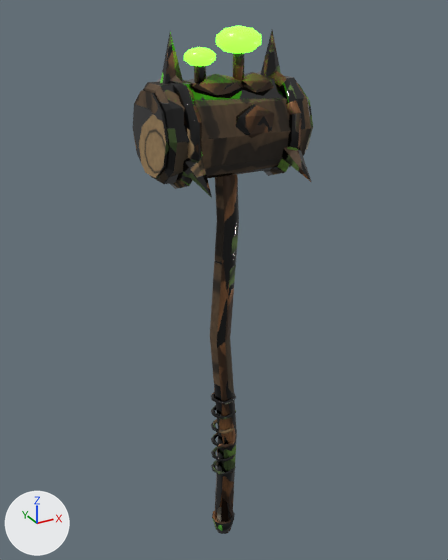
Two versions of the FBX model Blender_Exports/Weapons/Heavy/05_swamp_heavy.fbx, one commit apart.
Both versions are drawn from a 50 mm lens placed at (-0.68, -1.24, 1.083), pointed at (0.022, 0.036, 0.445). Arrows for +X, +Y and +Z are at lower left; the lights stay in place. The picture after the commit comes second.

Script lines for the objects in view, before the commit:
```python
me_weapon = bpy.data.meshes.new('Weapon')
me_weapon.from_pydata(...)  # 646 vertices, 1220 faces; spans x -0.181..0.181, y -0.177..0.177, z -0.352..1.048
# faces by material slot: [1060, 160]
me_weapon.materials.append(mat_swamp_heavy_main)
me_weapon.materials.append(mat_swamp_heavy_glow)  # green #6cff30, glowing green #6cff30
ob_weapon = bpy.data.objects.new('Weapon', me_weapon)
ob_weapon.location = (0.0, 0.0, 0.0)
```
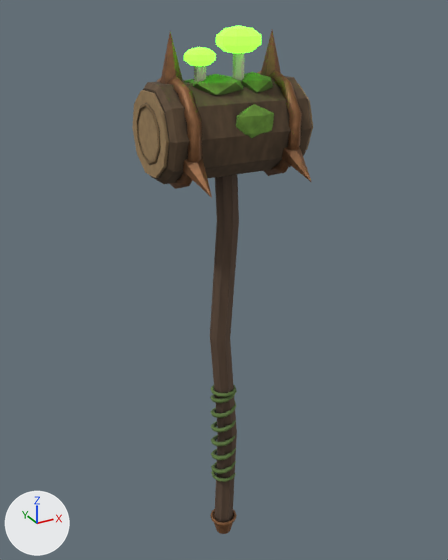
Boxes [x1, y1, x2, y2] around the edits, measured in the pictures (448 x 560 px; the box of a moved part takes in the faces that stretch with it):
```json
{"part": 1, "of": "me_weapon", "change": "moved or reshaped", "before": [211, 460, 236, 475], "after": [211, 471, 235, 482]}
{"part": 2, "of": "me_weapon", "change": "moved or reshaped", "before": [211, 391, 236, 405], "after": [211, 385, 236, 397]}
{"part": 3, "of": "me_weapon", "change": "added", "after": [210, 385, 237, 474], "on screen": "green"}
{"part": 4, "of": "me_weapon", "change": "added", "after": [210, 509, 237, 526]}
{"part": 5, "of": "me_weapon", "change": "added", "after": [136, 103, 160, 165]}
{"part": 6, "of": "me_weapon", "change": "deleted", "before": [211, 405, 236, 462]}
{"part": 7, "of": "me_weapon", "change": "moved or reshaped", "before": [212, 510, 235, 534], "after": [214, 513, 233, 534]}
{"part": 8, "of": "me_weapon", "change": "surface changed", "before": [133, 30, 313, 522], "after": [133, 30, 313, 522], "on screen": "lighter"}
```

Edits to the scene script, one JSON object a line:
```json
{"block": "me_weapon", "where": "# used by ob_weapon; location = (0.0, 0.0, 0.0)"}
{"op": "remove", "block": "me_weapon", "code": "me_weapon.from_pydata(...)  # 646 vertices, 1220 faces; spans x -0.181..0.181, y -0.177..0.177, z -0.352..1.048"}
{"op": "add", "block": "me_weapon", "code": "me_weapon.from_pydata(...)  # 903 vertices, 1730 faces; spans x -0.184..0.184, y -0.177..0.177, z -0.352..1.048"}
{"block": "me_weapon", "change": "me_weapon part 1: the loose piece of 40 vertices spanning x -0.035..0.035, y -0.033..0.033, z -0.125..-0.113 is moved by (0.0, 0.0, -0.024)"}
{"block": "me_weapon", "change": "me_weapon part 2: the loose piece of 40 vertices spanning x -0.035..0.035, y -0.033..0.033, z 0.113..0.125 is moved by (0.0, 0.0, 0.024)"}
{"block": "me_weapon", "change": "me_weapon part 3: a new loose piece of 305 vertices spanning x -0.036..0.036, y -0.034..0.034, z -0.149..0.149, in mat_swamp_heavy_main"}
{"block": "me_weapon", "change": "me_weapon part 4: a new loose piece of 48 vertices spanning x -0.04..0.04, y -0.04..0.04, z -0.307..-0.296, in mat_swamp_heavy_main"}
{"block": "me_weapon", "change": "me_weapon part 5: a new loose piece of 30 vertices spanning x -0.184..-0.177, y -0.062..0.062, z 0.771..0.902, in mat_swamp_heavy_main"}
{"block": "me_weapon", "change": "me_weapon part 6"}
{"block": "me_weapon", "change": "160 vertices are removed from x -0.035..0.035, y -0.033..0.033, z -0.078..0.078"}
{"block": "me_weapon", "change": "320 faces are deleted"}
{"block": "me_weapon", "change": "me_weapon part 7"}
{"block": "me_weapon", "change": "12 vertices are removed from x -0.033..0.033, y -0.028..0.018, z -0.352..-0.301"}
{"block": "me_weapon", "change": "36 faces are deleted"}
{"block": "me_weapon", "change": "4 vertices move from x -0.02..0.033, y -0.018..0.028, z -0.352..-0.301 to x 0.011..0.03, y -0.02..0.03, z -0.352..-0.301"}
{"block": "me_weapon", "change": "16 vertices are added at x -0.035..0.035, y -0.03..0.03, z -0.352..-0.301"}
{"block": "me_weapon", "change": "44 new faces join them, mat_swamp_heavy_main"}
{"block": "me_weapon", "change": "me_weapon part 8: 703 kept faces spanning x -0.181..0.181, y -0.177..0.177, z -0.352..1.048 get new texture (UV) coordinates"}
{"block": "me_weapon", "change": "other edits to the shape of me_weapon do not show in these pictures"}
```
